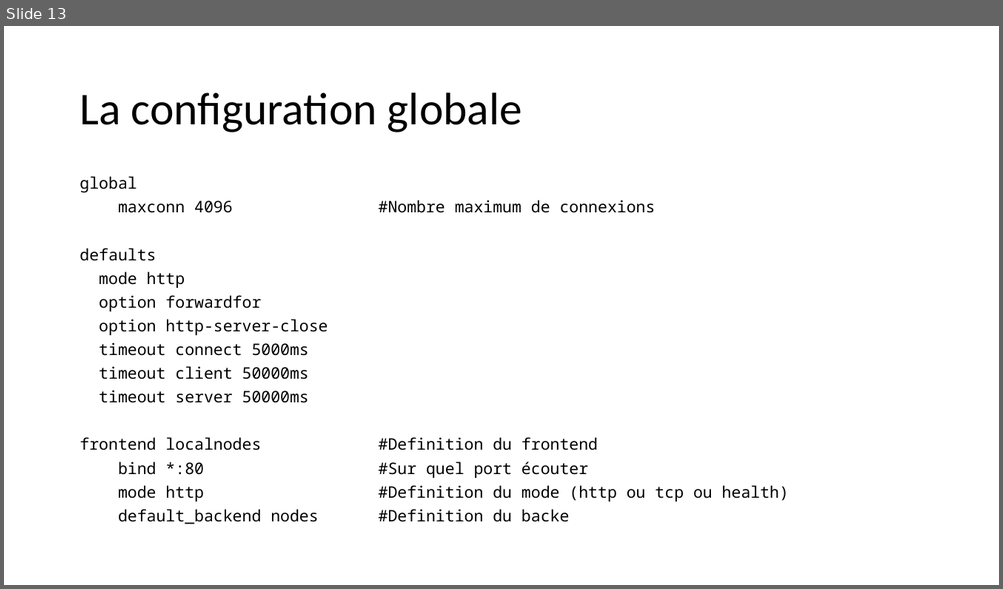
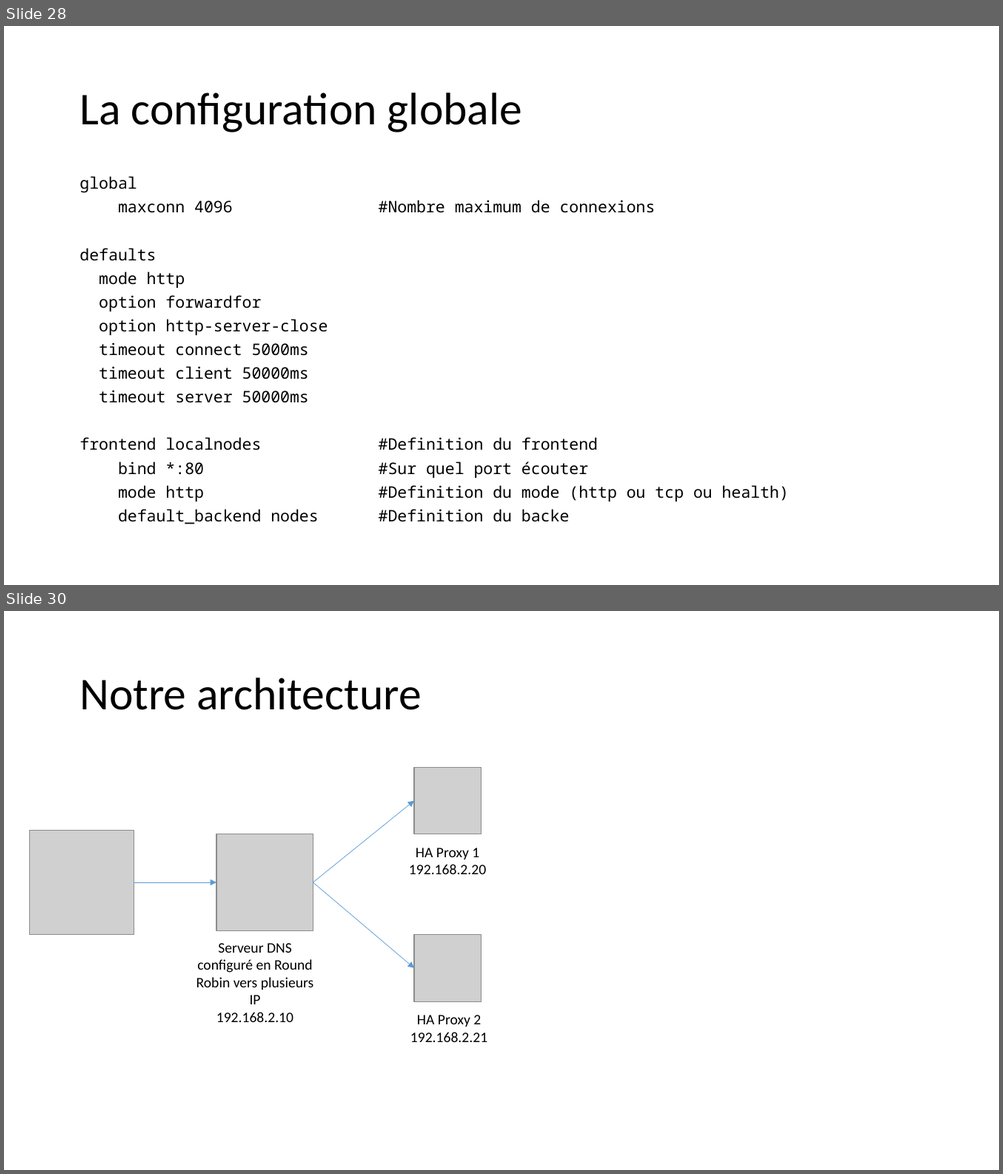
Before and after one commit to jeremysalmon/coursSystemeReparti, a slide deck: systeme_reparti.pptx. Shown one above the other, each under a label of ours: slide 13 before the commit, slides 28 and 30 after it; the slides between them are not shown. The pictures are 1003x589 and 1003x1174 pixels, drawn with LibreOffice and Linux fonts; fonts in the diff are those of the drawing; grey boxes stand for pictures. Boxes give left, top, right and bottom in pixels: in the first picture for what was removed or moved away, otherwise in the second. Text is boxed around its words. In the diff, an @@ line names an element or a change of style, - is before the commit and + after.

```diff
--- a/systeme_reparti.pptx
+++ b/systeme_reparti.pptx
@@ slide 30 added at [4,611,999,1170], background #FFFFFF @@
@@ title added at [79,678,421,710], 44 pt, text #000000 @@
+Notre architecture
@@ picture added at [415,768,481,834] @@
@@ arrow added from (313, 883) to (415, 801), #5B9BD5 0.5 pt @@
@@ picture added at [29,830,134,935] @@
@@ picture added at [216,834,313,931] @@
@@ text added at [409,848,486,874], 14 pt, text #000000 @@
+HA Proxy 1
+192.168.2.20
@@ arrow added from (134, 883) to (216, 883), #5B9BD5 0.5 pt @@
@@ arrow added from (313, 883) to (415, 968), #5B9BD5 0.5 pt @@
@@ text added at [196,943,314,1022], 14 pt, text #000000 @@
+Serveur DNS configuré en Round Robin vers plusieurs IP
+192.168.2.10
@@ picture added at [415,935,481,1002] @@
@@ text added at [410,1015,487,1042], 14 pt, text #000000 @@
+HA Proxy 2
+192.168.2.21
@@ what was slide 13 is now slide 28 @@
```
Also in this commit, not shown: 2 slides changed, 18 other slides added.
